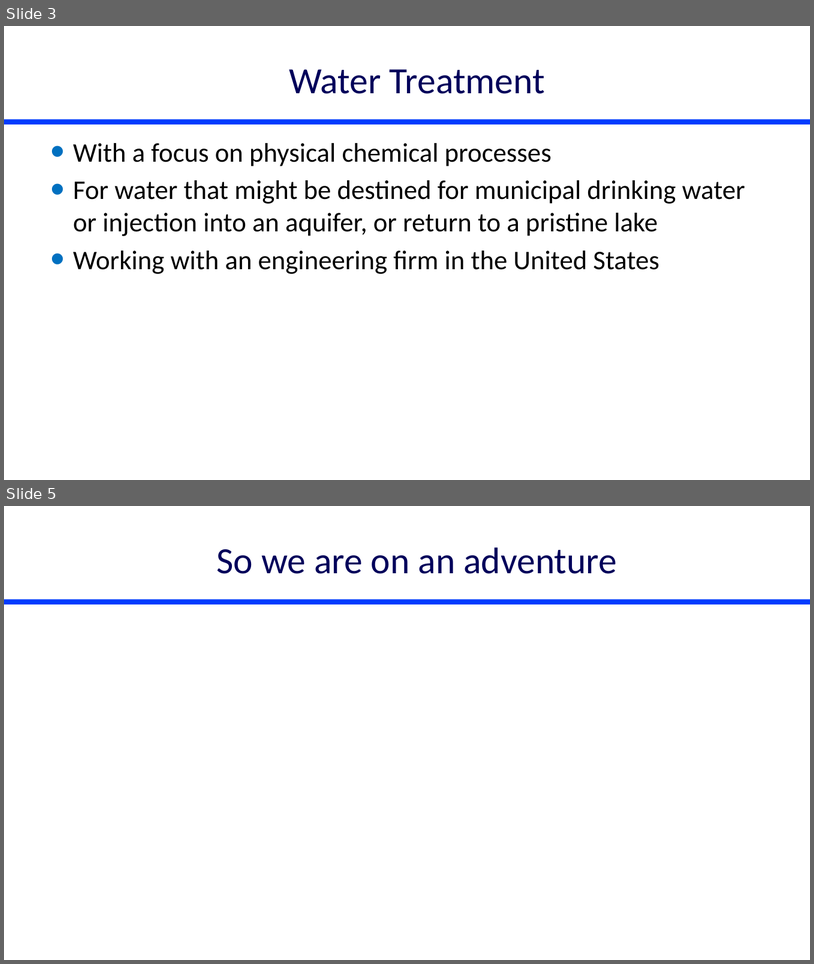
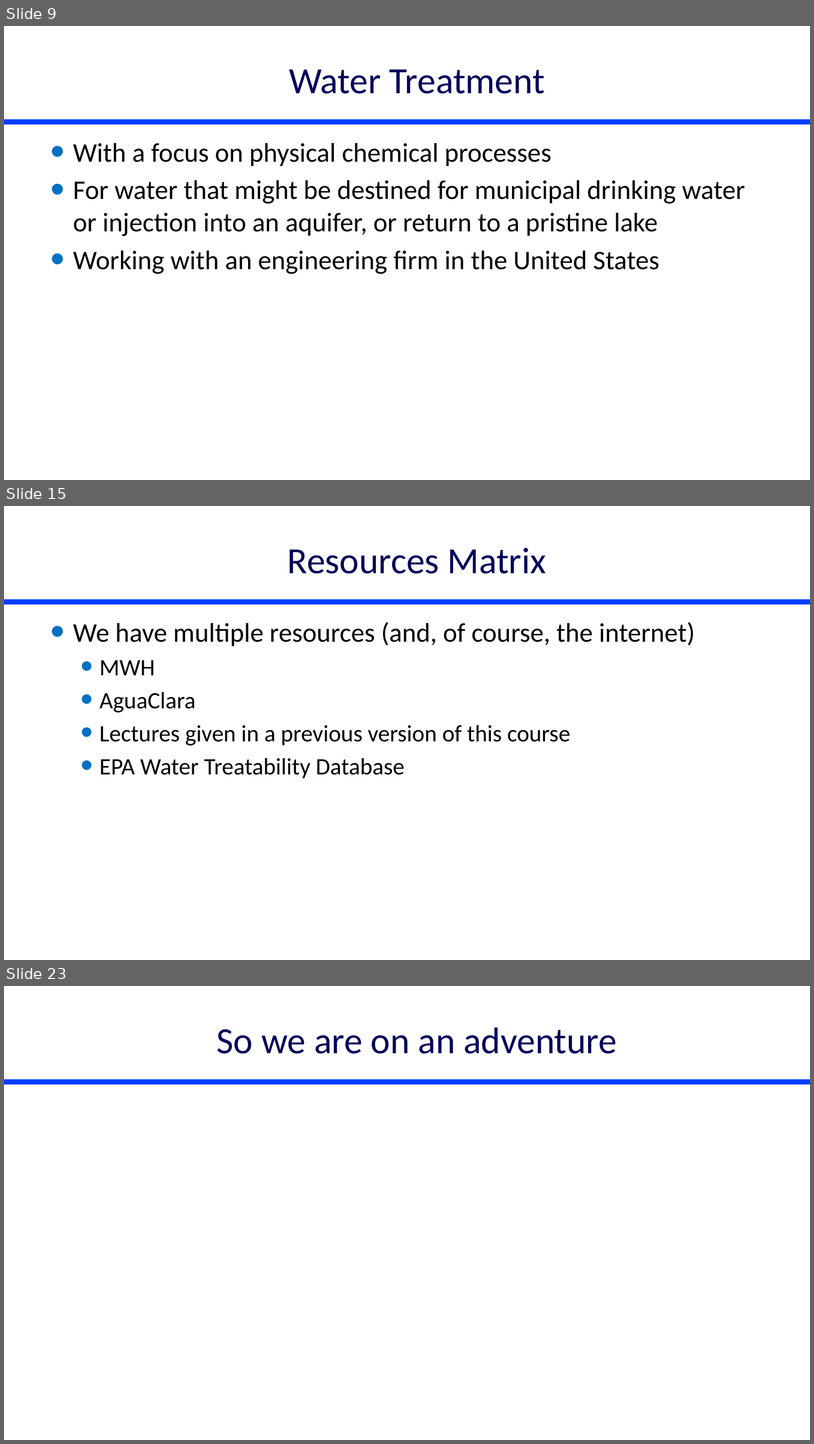
Before and after one commit to monroews/CEE4590, a slide deck: Lectures/Introduction.pptx. Shown one above the other, each under a label of ours: slides 3 and 5 before the commit, slides 9, 15 and 23 after it; the slides between them are not shown. The pictures are 814x964 and 814x1444 pixels, drawn with LibreOffice and Linux fonts; fonts in the diff are those of the drawing. Boxes give left, top, right and bottom in pixels: in the first picture for what was removed or moved away, otherwise in the second. Text is boxed around its words. In the diff, an @@ line names an element or a change of style, - is before the commit and + after.

```diff
--- a/Lectures/Introduction.pptx
+++ b/Lectures/Introduction.pptx
@@ slide 15 added at [4,506,810,960], background #FFFFFF; not listed: 1 template element that a slide beside it also shows @@
@@ title added at [288,547,546,574], 44 pt, text #00005A @@
+Resources Matrix
@@ text added at [73,622,695,778], 28 pt, text #000000 @@
+• We have multiple resources (and, of course, the internet)
+  • MWH
+  • AguaClara
+  • Lectures given in a previous version of this course
+  • EPA Water Treatability Database
@@ what was slide 3 is now slide 9 @@
@@ what was slide 5 is now slide 23 @@
```
Also in this commit, not shown: 1 slide changed, 21 other slides added, 1 slide removed, 4 other files.
